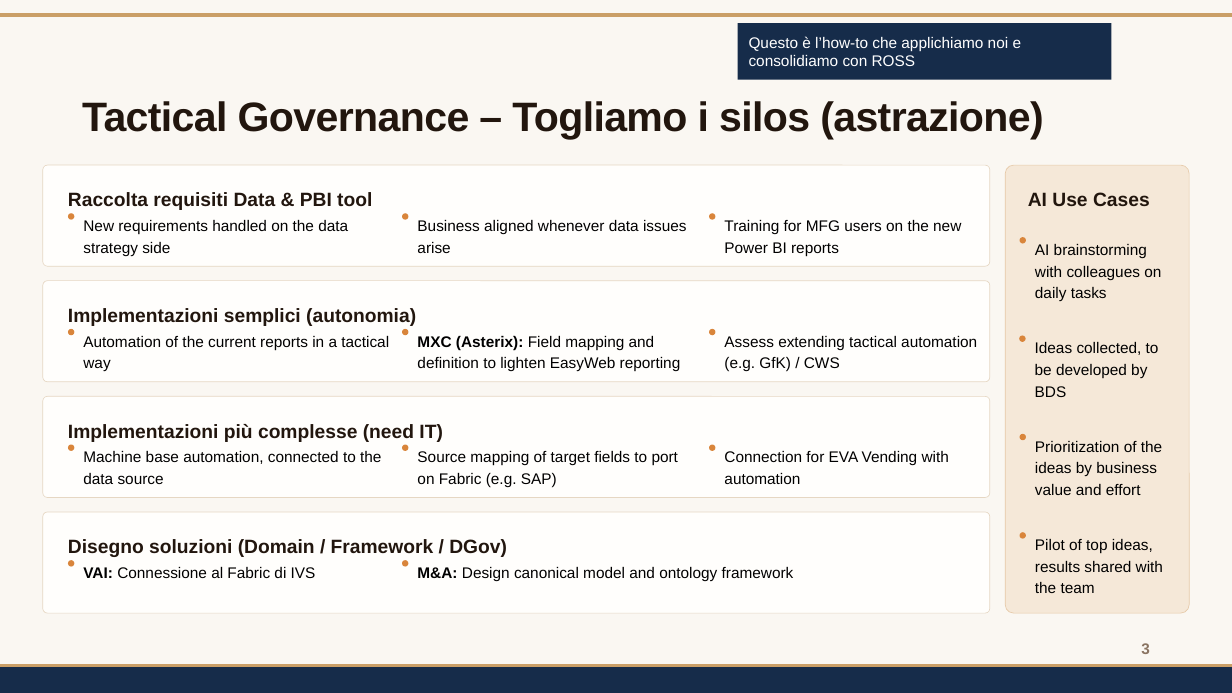
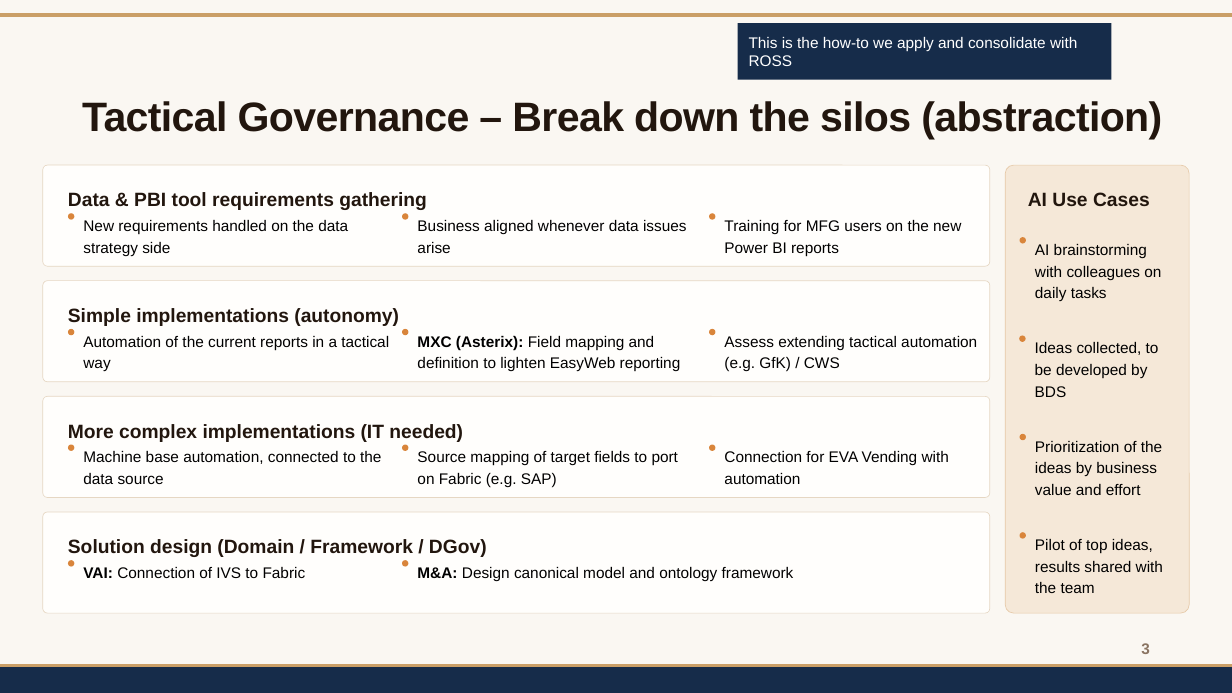
Before and after one commit to davidecirani/ECS, a slide deck: slide 3 of decks/ECS_Data_Platform_-_Data_Analytics_-_Governance_Tactical_rifinito.pptx. Drawn at 1232x693 pixels with LibreOffice and Linux fonts; fonts in the diff are those of the drawing; background and template pictures are left out. Boxes give left, top, right and bottom in pixels: in the first picture for what was removed or moved away, otherwise in the second. Text is boxed around its words. In the diff, an @@ line names an element or a change of style, - is before the commit and + after.

```diff
--- a/decks/ECS_Data_Platform_-_Data_Analytics_-_Governance_Tactical_rifinito.pptx
+++ b/decks/ECS_Data_Platform_-_Data_Analytics_-_Governance_Tactical_rifinito.pptx
@@ text in rectangle at box(749, 37, 1077, 66): text changed @@
-Questo è l’how-to che applichiamo noi e consolidiamo con ROSS
+This is the how-to we apply and consolidate with ROSS
@@ text at box(82, 101, 1162, 139): text changed @@
-Tactical Governance – Togliamo i silos (astrazione)
+Tactical Governance – Break down the silos (abstraction)
@@ text at box(68, 192, 427, 210): text changed @@
-Raccolta requisiti Data & PBI tool
+Data & PBI tool requirements gathering
@@ text at box(68, 308, 399, 326): text changed @@
-Implementazioni semplici (autonomia)
+Simple implementations (autonomy)
@@ text at box(68, 424, 463, 442): text changed @@
-Implementazioni più complesse (need IT)
+More complex implementations (IT needed)
@@ text at box(68, 539, 487, 557): text changed @@
-Disegno soluzioni (Domain / Framework / DGov)
+Solution design (Domain / Framework / DGov)
@@ text at box(83, 567, 306, 578): text changed @@
-VAI: Connessione al Fabric di IVS
+VAI: Connection of IVS to Fabric
```
Also in this commit, not shown: 1 other slide changed.
